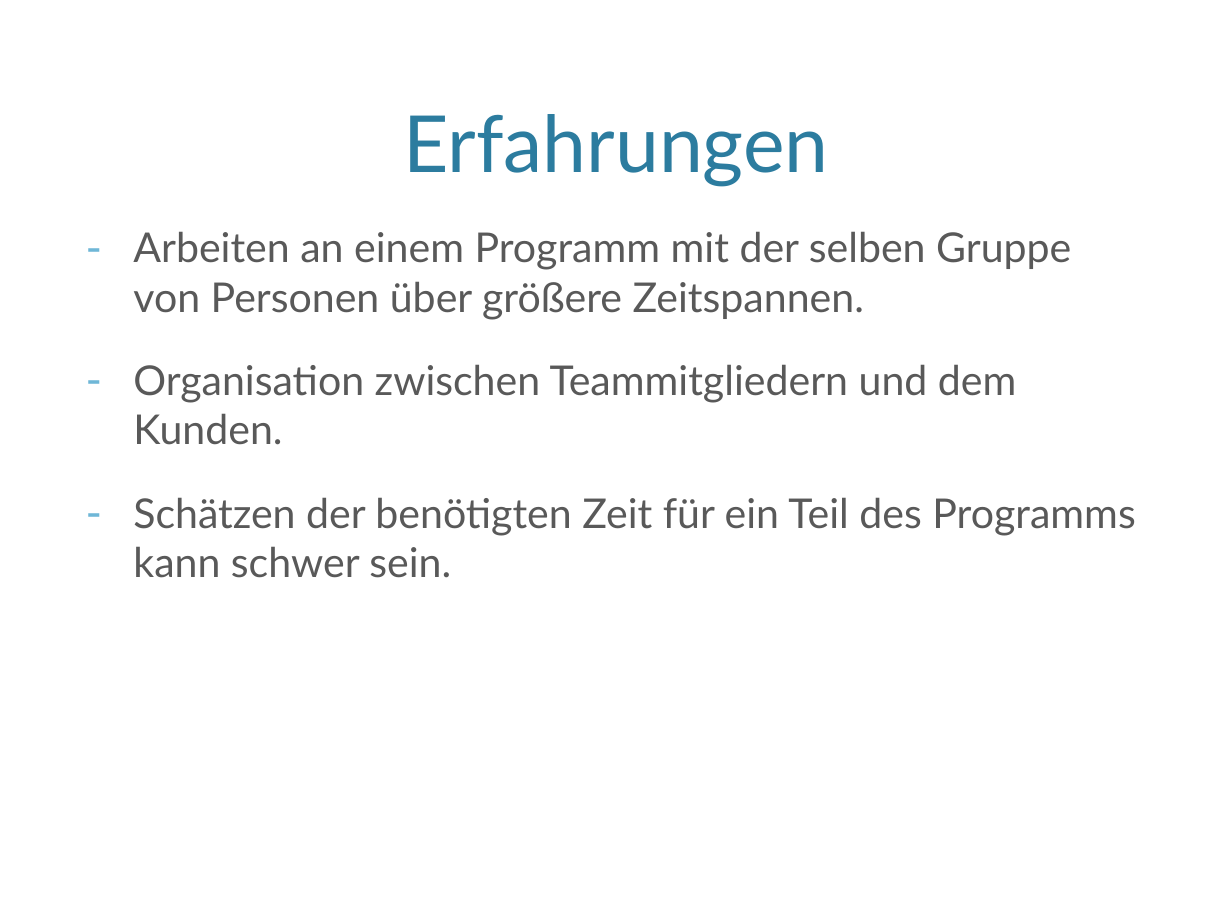
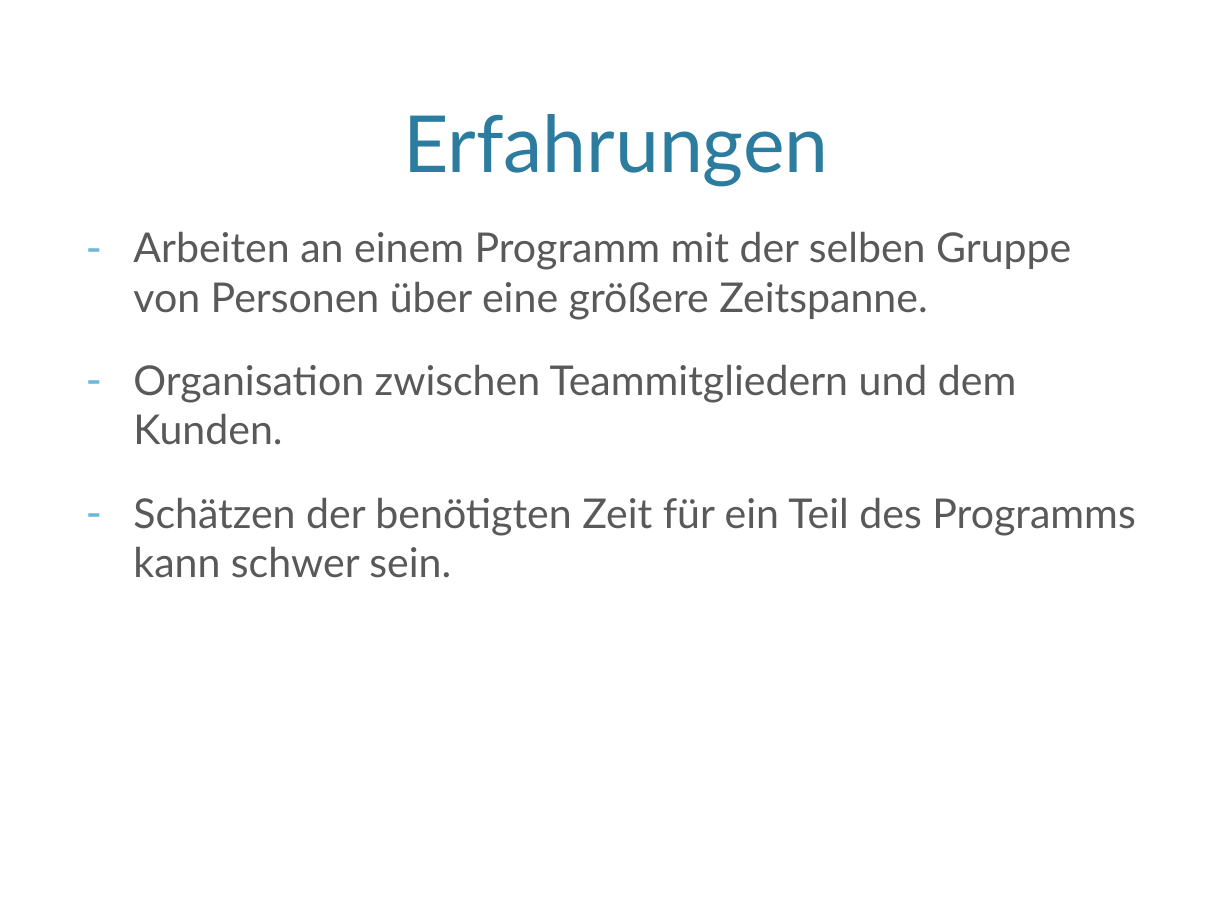
Before and after one commit to SWT-Projektgruppe-2015/Rollenspielmanager, a slide deck: slide 9 of Dokumente/SWT-Vortrag/SWTStudentenVortrag.pptx. Drawn at 1232x924 pixels with LibreOffice and Linux fonts; fonts in the diff are those of the drawing; background and template pictures are left out. Boxes give left, top, right and bottom in pixels: in the first picture for what was removed or moved away, otherwise in the second. Text is boxed around its words. In the diff, an @@ line names an element or a change of style, - is before the commit and + after.

Commit message:
hi

```diff
--- a/Dokumente/SWT-Vortrag/SWTStudentenVortrag.pptx
+++ b/Dokumente/SWT-Vortrag/SWTStudentenVortrag.pptx
@@ text at [133,231,1071,320]: text changed @@
-– Arbeiten an einem Programm mit der selben Gruppe von Personen über größere Zeitspannen.
+– Arbeiten an einem Programm mit der selben Gruppe von Personen über eine größere Zeitspanne.
```
Also in this commit, not shown: 1 other slide changed.
